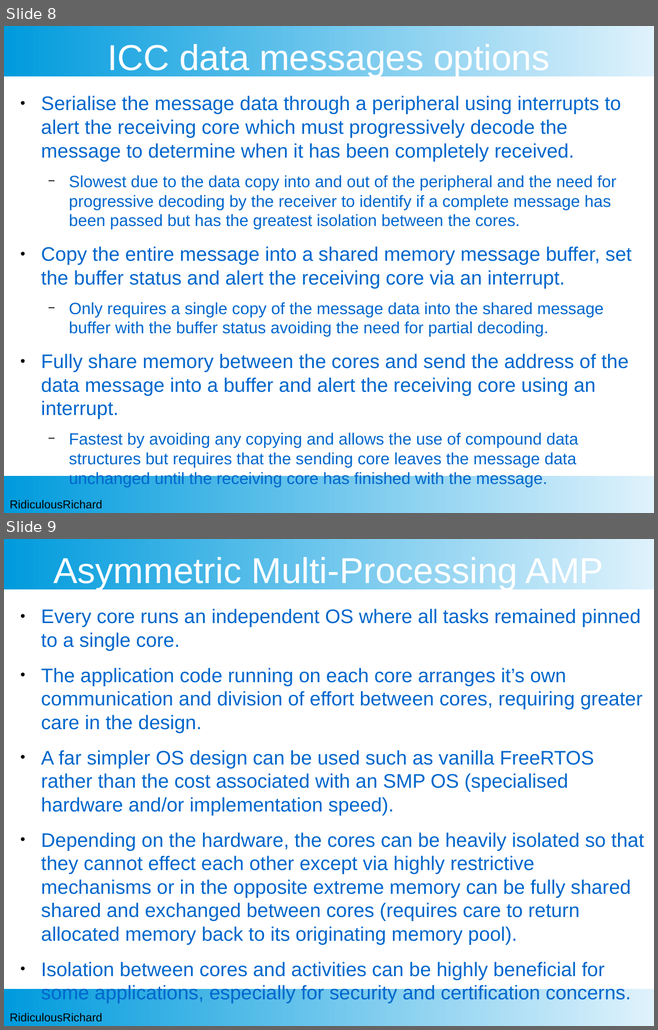
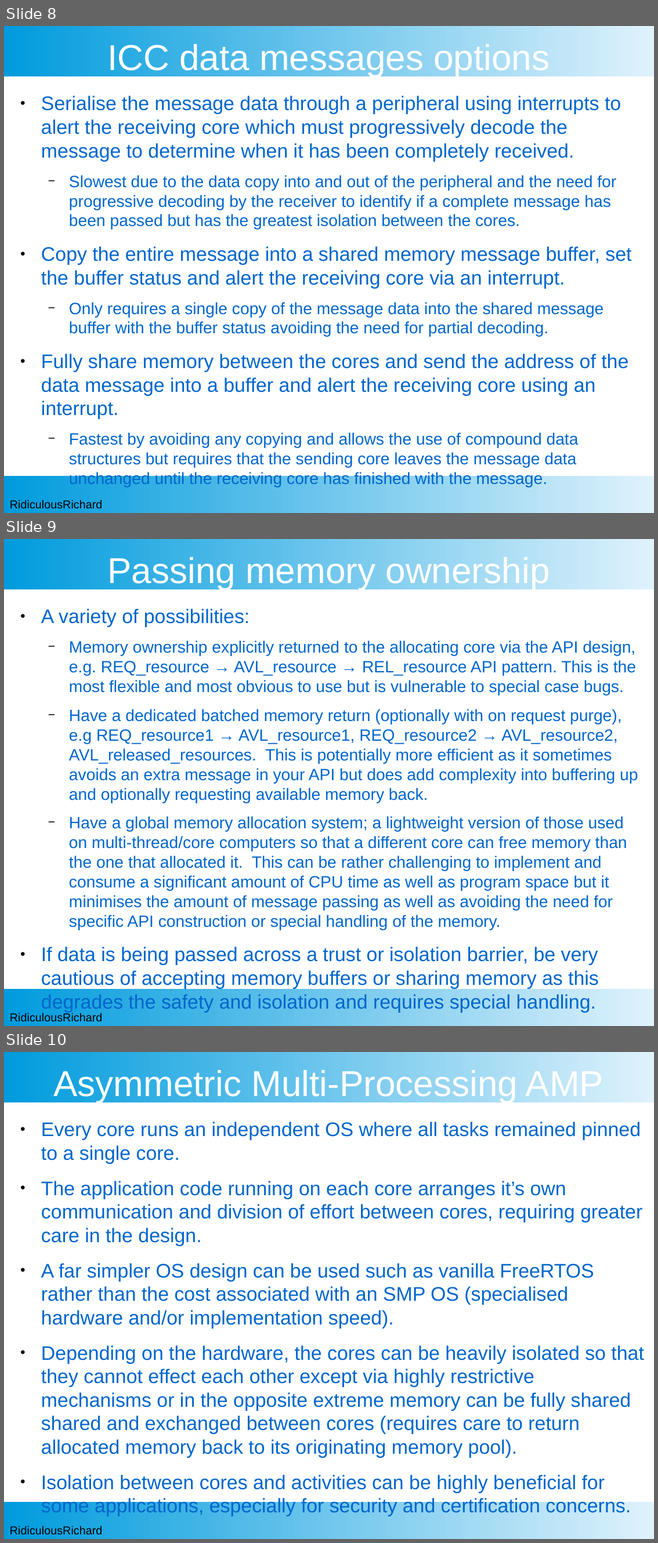
Before and after one commit to RidiculousRichard/presentations, a slide deck: Demystifying ICC.odp. Shown one above the other, each under a label of ours: slides 8 and 9 before the commit, slides 8, 9 and 10 after it. The pictures are 658x1030 and 658x1543 pixels, drawn with LibreOffice and Linux fonts; fonts in the diff are those of the drawing; background and template pictures are left out. Boxes give left, top, right and bottom in pixels: in the first picture for what was removed or moved away, otherwise in the second. Text is boxed around its words. In the diff, an @@ line names an element or a change of style, - is before the commit and + after.

Commit message:
Added memory ownership passing slide.

```diff
--- a/Demystifying ICC.odp
+++ b/Demystifying ICC.odp
@@ slide 9 added at box(4, 539, 654, 1026), background #FFFFFF; not listed: 3 template elements that a slide beside it also shows @@
@@ title added at box(107, 557, 550, 589), 44 pt, text #FFFFFF @@
+Passing memory ownership
@@ text added at box(41, 609, 637, 989), 20 pt, text #0066CC @@
+● A variety of possibilities:
+  − Memory ownership explicitly returned to the allocating core via the API design, e.g. REQ_resource → AVL_resource → REL_resource API pattern. This is the most flexible and most obvious to use but is vulnerable to special case bugs.
+  − Have a dedicated batched memory return (optionally with on request purge), e.g REQ_resource1 → AVL_resource1, REQ_resource2 → AVL_resource2, AVL_released_resources. This is potentially more efficient as it sometimes avoids an extra message in your API but does add complexity into buffering up and optionally requesting available memory back.
+  − Have a global memory allocation system; a lightweight version of those used on multi-thread/core computers so that a different core can free memory than the one that allocated it. This can be rather challenging to implement and consume a significant amount of CPU time as well as program space but it minimises the amount of message passing as well as avoiding the need for specific API construction or special handling of the memory.
+● If data is being passed across a trust or isolation barrier, be very cautious of accepting memory buffers or sharing memory as this degrades the safety and isolation and requires special handling.
@@ what was slide 9 is now slide 10 @@
```
